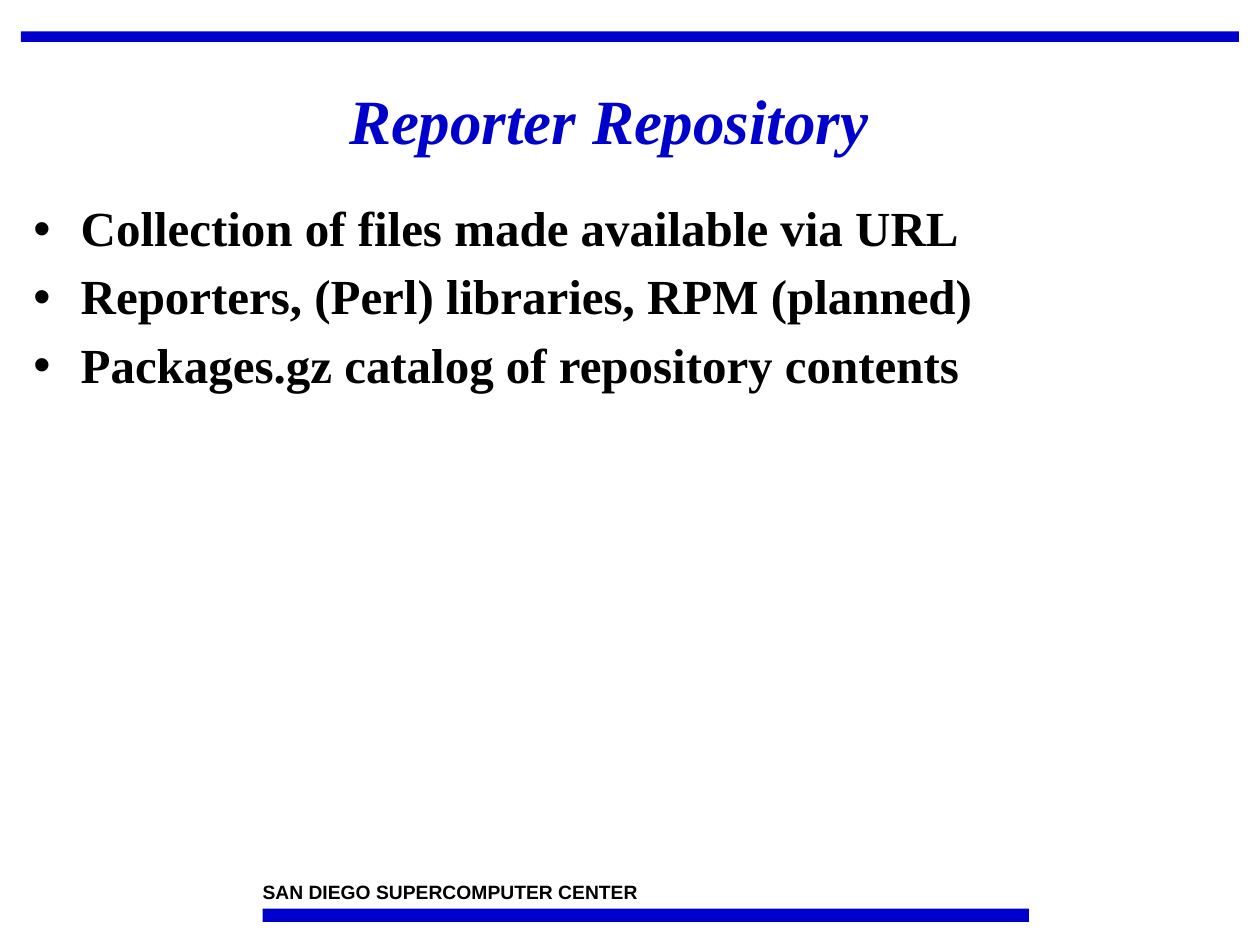
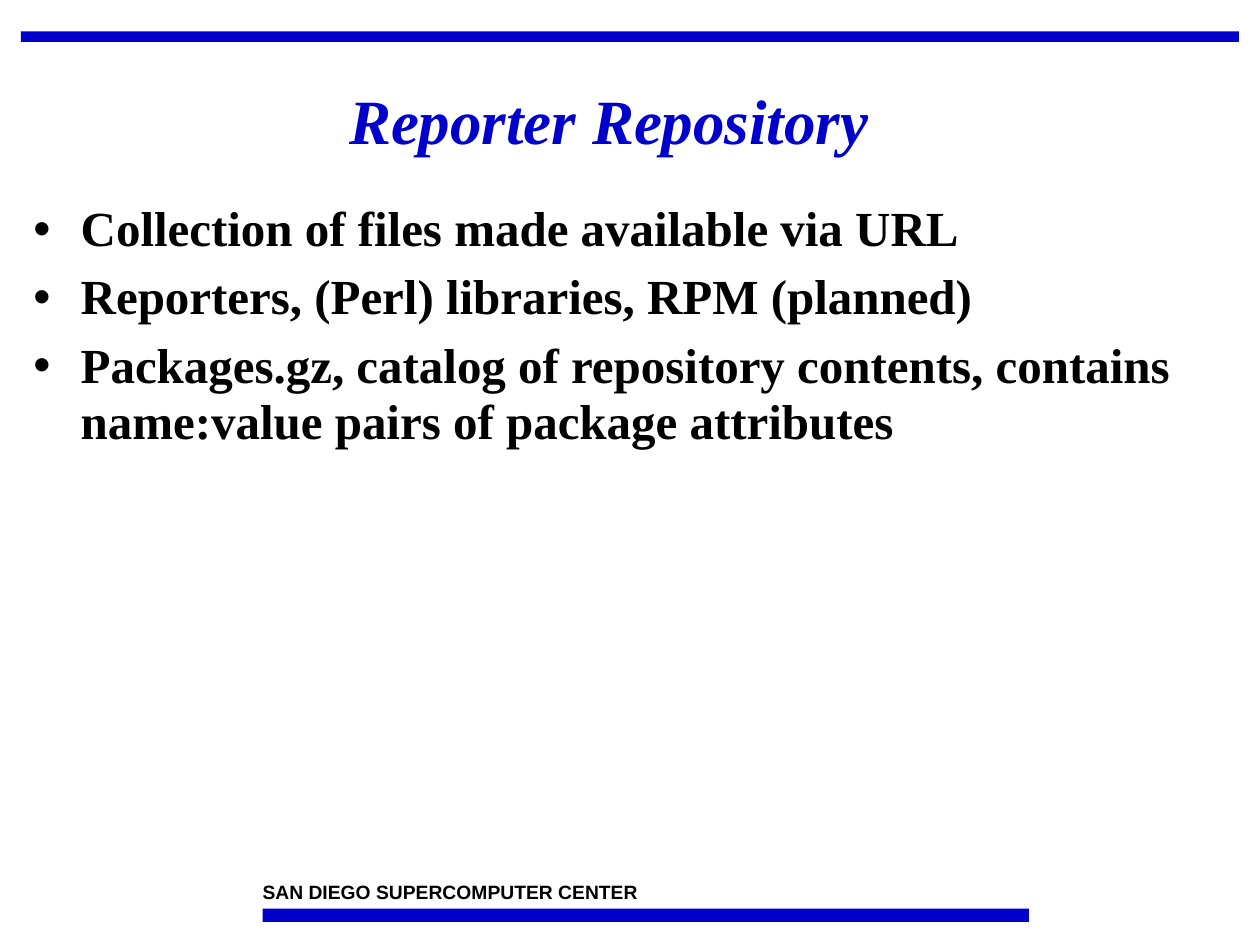
Before and after one commit to IncaProject/inca-xsede, a slide deck: slide 26 of talks/feb-06-workshop/incaReporters.ppt. Drawn at 1260x945 pixels with LibreOffice and Linux fonts; fonts in the diff are those of the drawing; background and template pictures are left out. Boxes give left, top, right and bottom in pixels: in the first picture for what was removed or moved away, otherwise in the second. Text is boxed around its words. In the diff, an @@ line names an element or a change of style, - is before the commit and + after.

```diff
--- a/talks/feb-06-workshop/incaReporters.ppt
+++ b/talks/feb-06-workshop/incaReporters.ppt
@@ text at [81, 348, 1170, 448]: text changed @@
-• Packages.gz catalog of repository contents
+• Packages.gz, catalog of repository contents, contains name:value pairs of package attributes
```
Also in this commit, not shown: 8 other slides changed, 1 slide added, 1 other file.
